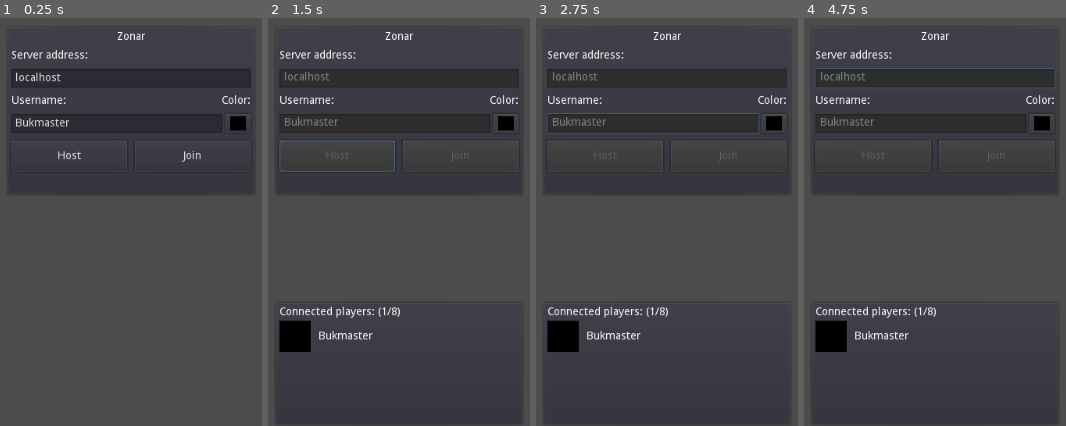
Above: before the commit, frames 1-4 (left to right).
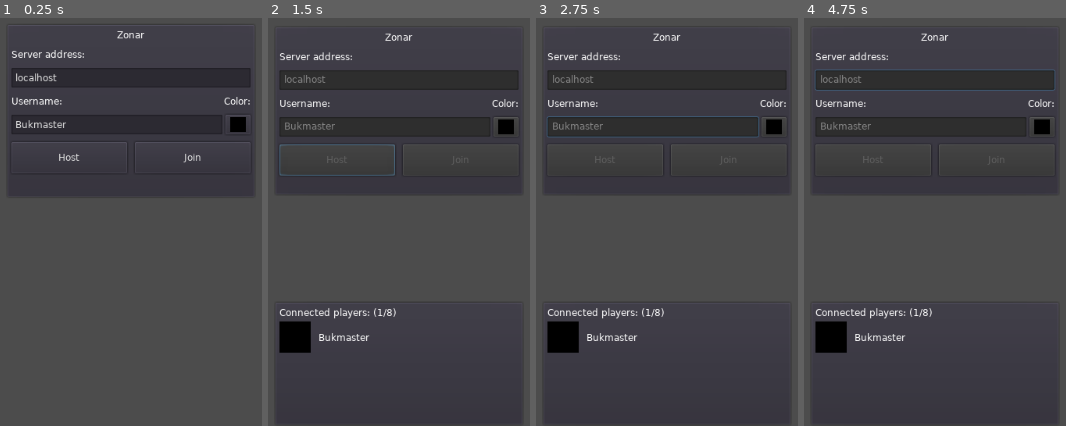
Above: after the commit, the same moments.

Repository: Ghostbird/zonar
Game: Godot game, scene res://levels/lobby.tscn
Same seed, same stepped clock (60 frames per second), same inputs: the game is played once before the commit and once after it.
Inputs (mouse positions are in pixels of both pictures, inside the frame that each line leads up to):
- Up to frame 1 (0.25 s): no input
- Up to frame 2 (1.5 s): tap Enter at 0.5 s; move the mouse to (outside the picture) at 0.52 s; hold Right (ui_right) 0.53-1.25 s; hold 1 (switch_action_1) 0.53-1.25 s; tap Up (ui_up) at 0.77 s; click "Host" at 1.25 s
- Up to frame 3 (2.75 s): move the mouse to (outside the picture) at 2.02 s; hold Right (ui_right) from 2.03 s (still down); tap 2 (switch_action_2) at 2.1 s; tap Up (ui_up) at 2.27 s
- Up to frame 4 (4.75 s): tap Space at 2.75, 4.25 s; move the mouse to (1016, 87) at 2.77 s; release Right (ui_right) at 2.78 s; hold Left (ui_left) 2.78-3.53 s; hold 3 (switch_action_3) 2.78-3.53 s; tap Enter at 3.5 s; move the mouse to (895, 287) at 3.52 s; hold Right (ui_right) from 3.53 s (still down); click (895, 287) at 3.6 s; tap Up (ui_up) at 3.77, 4.52 s; move the mouse to (outside the picture) at 4.27 s; hold 1 (switch_action_1) from 4.28 s (still down)

The runs differ from the first frame. In frame 1, 2.1% of the frame differs, in the area x 4-96%, y 3-36%; in frame 2, 4.1%; in frame 3, 4.3%, in the area x 4-96%, y 3-83%; in frame 4, 4.2%.

Commit message:
Improves player UI (username and health for now) by using containers Changes font to DejaVuSans for better unicode support

Diff:
--- a/actors/BasePlayer.gd
+++ b/actors/BasePlayer.gd
@@ -14,8 +14,8 @@
 var animation_override = null
 
 onready var projectile = load("res://objects/Projectile.tscn")
-onready var health_box = $health
-onready var username_box = $username
+onready var health_box = $CenterContainer/VBoxContainer/health
+onready var username_box = $CenterContainer/VBoxContainer/CenterContainer/username
 
 var level = null
 
--- a/actors/BasePlayer.tscn
+++ b/actors/BasePlayer.tscn
@@ -37,8 +37,16 @@
 [ext_resource path="res://assets/light.png" type="Texture" id=35]
 
 [sub_resource type="StyleBoxFlat" id=1]
+
+[sub_resource type="StyleBoxFlat" id=7]
 bg_color = Color( 1, 0, 0, 1 )
-anti_aliasing = false
+corner_radius_top_left = 3
+corner_radius_top_right = 3
+corner_radius_bottom_right = 3
+corner_radius_bottom_left = 3
+
+[sub_resource type="StyleBoxEmpty" id=8]
+
 
 [sub_resource type="StyleBoxEmpty" id=2]
 
@@ -91,23 +99,41 @@
 "_edit_group_": true
 }
 
-[node name="username" type="Label" parent="."]
-margin_left = -100.0
-margin_top = -48.6791
-margin_right = 100.0
-margin_bottom = -34.6791
-size_flags_horizontal = 5
+[node name="CenterContainer" type="CenterContainer" parent="."]
+margin_top = -49.0
+margin_right = 64.0
+margin_bottom = -49.0
+use_top_left = true
+
+[node name="VBoxContainer" type="VBoxContainer" parent="CenterContainer"]
+margin_left = -32.0
+margin_top = -12.0
+margin_right = 32.0
+margin_bottom = 11.0
+
+[node name="CenterContainer" type="CenterContainer" parent="CenterContainer/VBoxContainer"]
+margin_right = 64.0
+margin_bottom = 15.0
+
+[node name="username" type="Label" parent="CenterContainer/VBoxContainer/CenterContainer"]
+margin_left = 2.0
+margin_right = 62.0
+margin_bottom = 15.0
+size_flags_horizontal = 0
+size_flags_vertical = 0
+custom_fonts/font = ExtResource( 2 )
 text = "username"
 align = 1
 valign = 1
 
-[node name="health" type="ProgressBar" parent="."]
-margin_left = -30.0
-margin_top = -33.0188
-margin_right = 30.0
-margin_bottom = -27.0188
-custom_styles/fg = SubResource( 1 )
-custom_styles/bg = SubResource( 2 )
+[node name="health" type="ProgressBar" parent="CenterContainer/VBoxContainer"]
+margin_top = 19.0
+margin_right = 64.0
+margin_bottom = 23.0
+rect_min_size = Vector2( 64, 4 )
+size_flags_horizontal = 4
+custom_styles/fg = SubResource( 7 )
+custom_styles/bg = SubResource( 8 )
 step = 1.0
 value = 100.0
 percent_visible = false
@@ -127,7 +153,7 @@
 [node name="VisionLight" type="Light2D" parent="."]
 visible = false
 enabled = false
-texture = ExtResource( 35 )
+texture = ExtResource( 37 )
 texture_scale = 15.0
 energy = 0.8
 range_layer_min = -1
@@ -140,7 +166,7 @@
 [node name="PointLight" type="Light2D" parent="."]
 visible = false
 enabled = false
-texture = ExtResource( 35 )
+texture = ExtResource( 37 )
 texture_scale = 0.8
 energy = 0.8
 mode = 2
--- a/actors/NetworkPlayer.tscn
+++ b/actors/NetworkPlayer.tscn
@@ -3,3 +3,6 @@
 [ext_resource path="res://actors/BasePlayer.tscn" type="PackedScene" id=1]
 
 [node name="NetworkPlayer" instance=ExtResource( 1 )]
+
+[node name="AnimatedSprite" parent="." index="1"]
+frame = 5
--- /dev/null
+++ b/assets/dejavu.tres
@@ -0,0 +1,7 @@
+[gd_resource type="DynamicFont" load_steps=2 format=2]
+
+[ext_resource path="res://assets/DejaVuSans.ttf" type="DynamicFontData" id=1]
+
+[resource]
+size = 12
+font_data = ExtResource( 1 )
--- a/project.godot
+++ b/project.godot
@@ -19,6 +19,10 @@
 run/main_scene="res://levels/lobby.tscn"
 run/low_processor_mode=true
 config/icon="res://icon.png"
+
+[gui]
+
+theme/custom_font="res://assets/dejavu.tres"
 
 [input]
 
Not shown: 1 places in actors/BasePlayer.tscn that only renumber resources
Binary file added: assets/DejaVuSans.ttf
